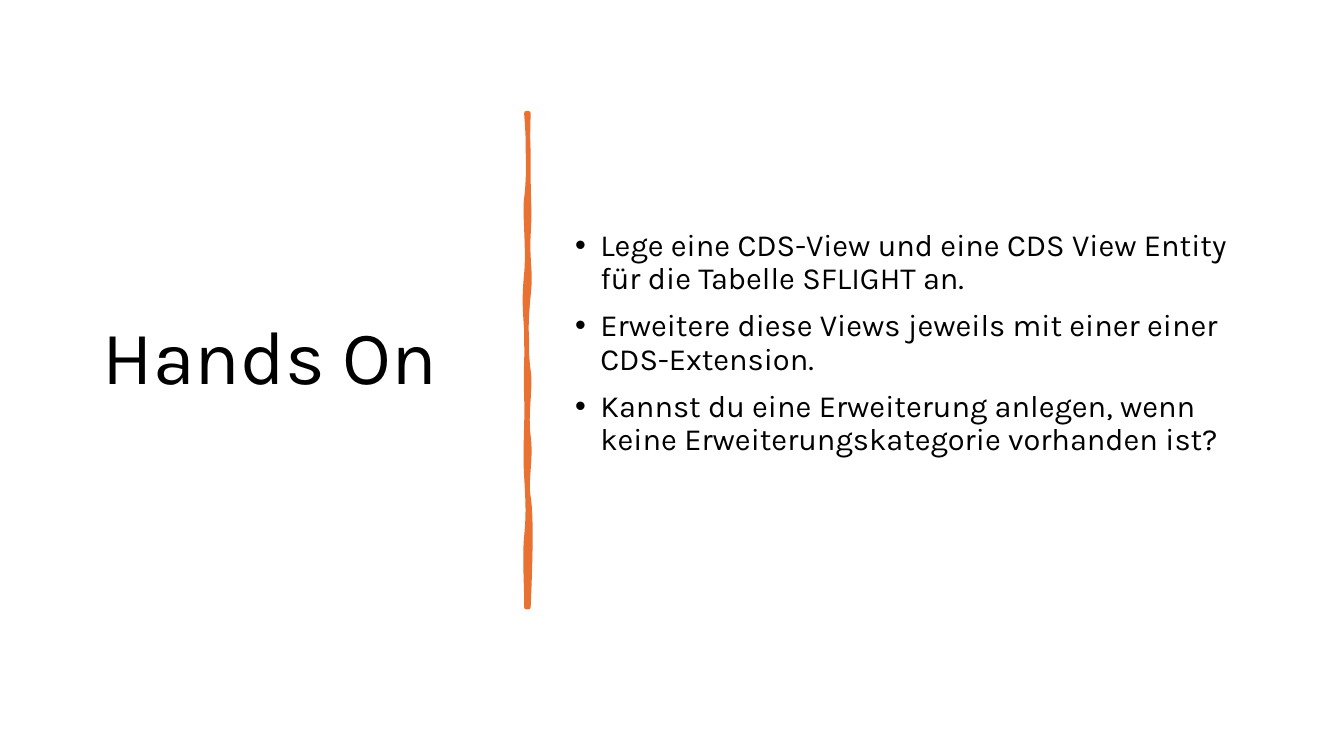
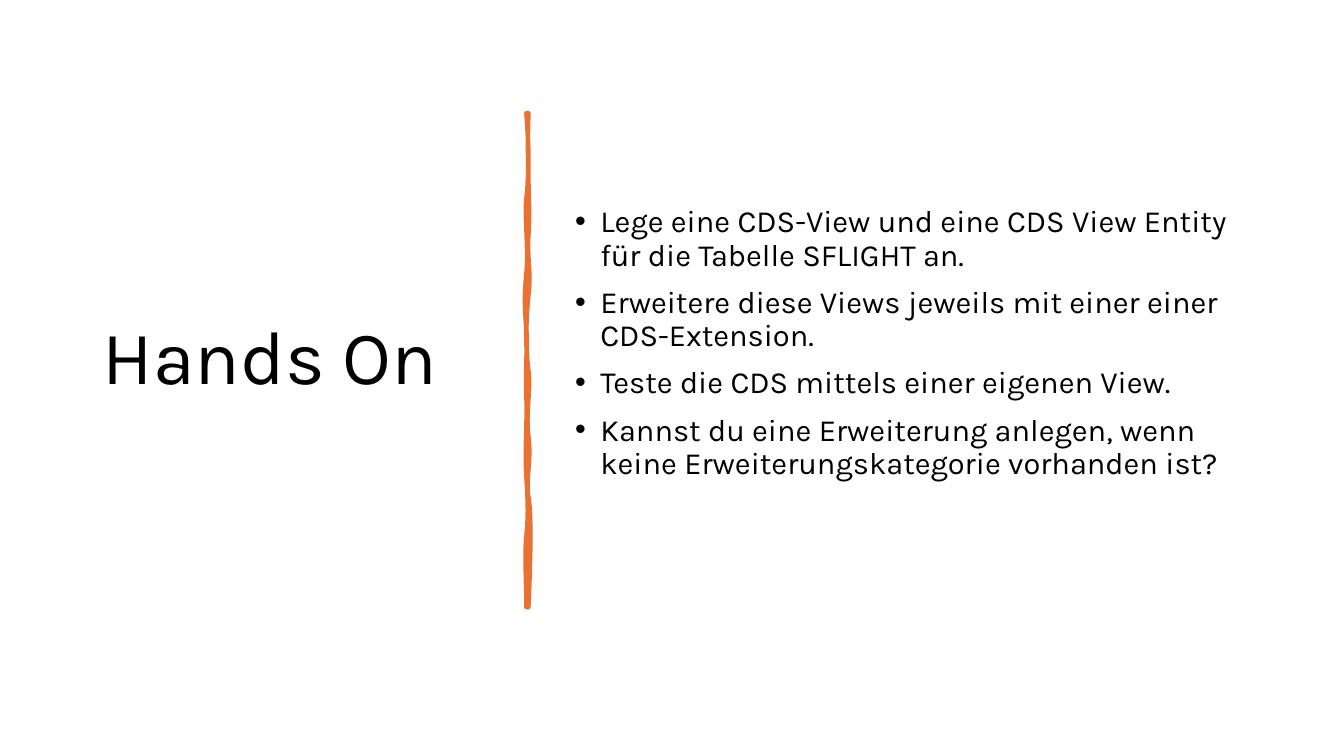
Before and after one commit to DevelopmentBvise/Schulung, a slide deck: slide 7 of CDS presentation/Tag2_Data Modeling with Core Data Services.pptx. Drawn at 1344x756 pixels with LibreOffice and Linux fonts; fonts in the diff are those of the drawing. Boxes give left, top, right and bottom in pixels: in the first picture for what was removed or moved away, otherwise in the second. Text is boxed around its words. In the diff, an @@ line names an element or a change of style, - is before the commit and + after.

```diff
--- a/CDS presentation/Tag2_Data Modeling with Core Data Services.pptx
+++ b/CDS presentation/Tag2_Data Modeling with Core Data Services.pptx
@@ text at [600,372,1170,401]: paragraph added @@
+• Teste die CDS mittels einer eigenen View.
```
Also in this commit, not shown: 1 other file.
